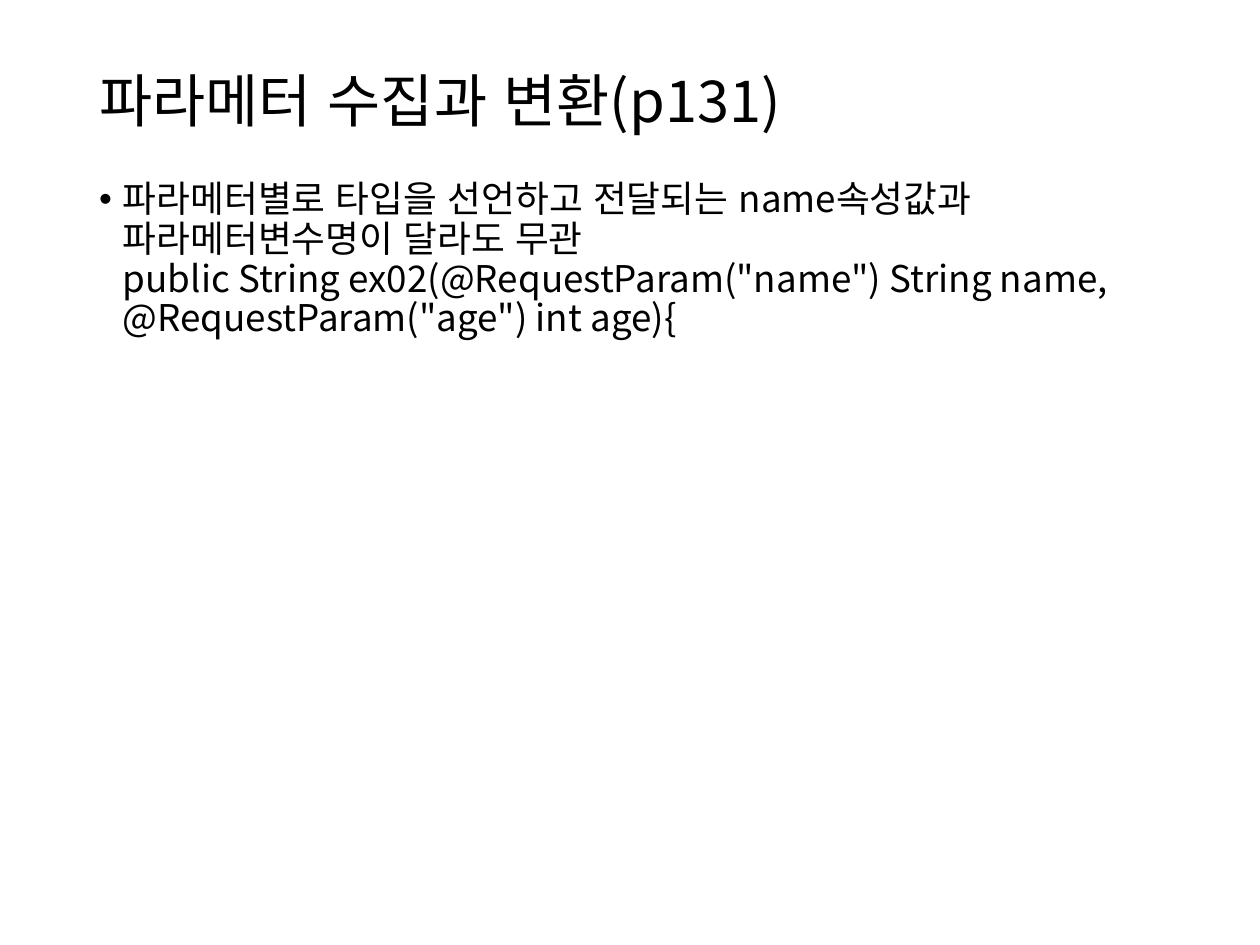
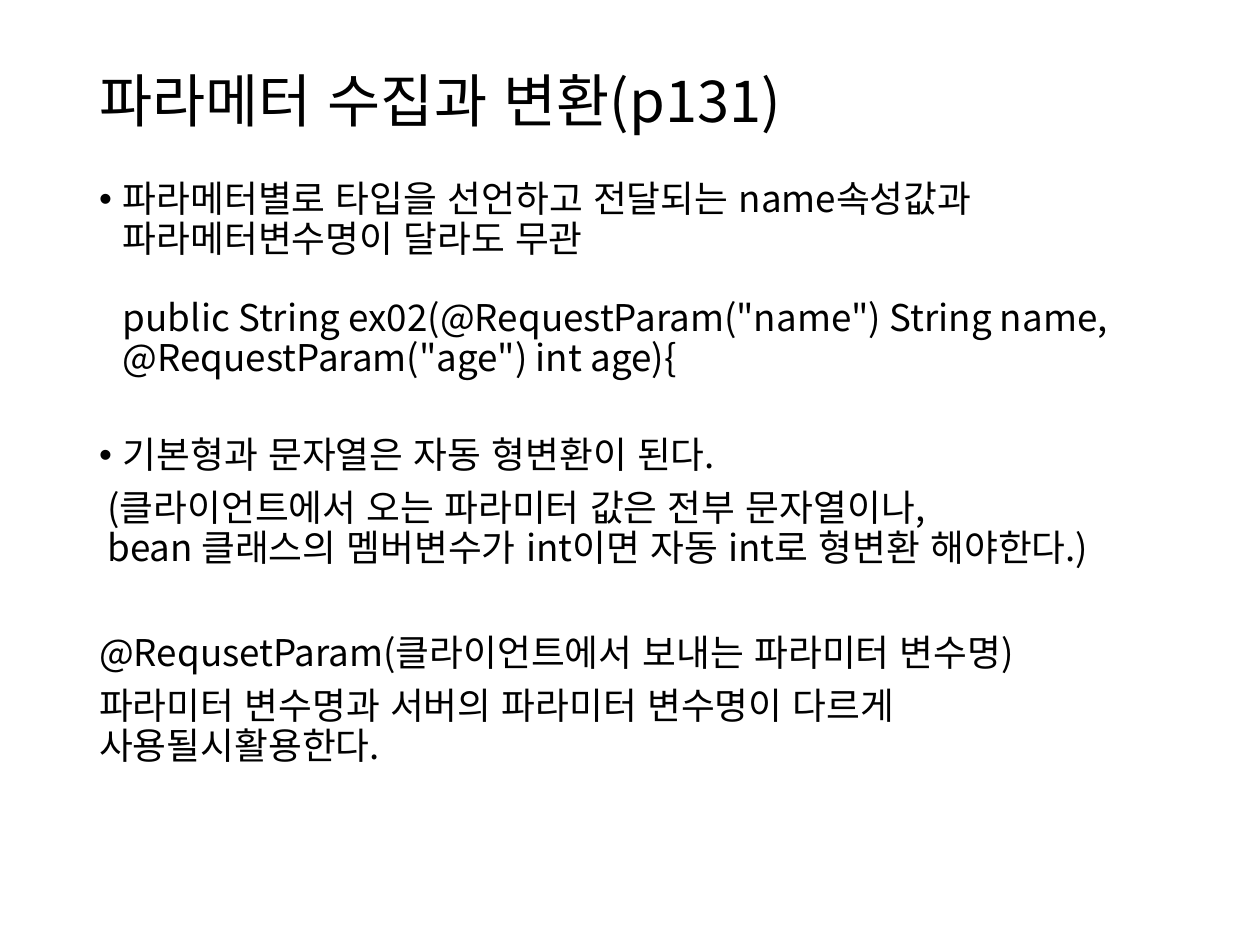
Before and after one commit to itrecipe/Web_Study_ez, a slide deck: slide 19 of spring - 학습자료/PART2.pptx. Drawn at 1260x945 pixels with LibreOffice and Linux fonts; fonts in the diff are those of the drawing. Boxes give left, top, right and bottom in pixels: in the first picture for what was removed or moved away, otherwise in the second. Text is boxed around its words. In the diff, an @@ line names an element or a change of style, - is before the commit and + after.

```diff
--- a/spring - 학습자료/PART2.pptx
+++ b/spring - 학습자료/PART2.pptx
@@ text at box(99, 437, 1088, 762): paragraphs added @@
+• 기본형과 문자열은 자동 형변환이 된다.
+(클라이언트에서 오는 파라미터 값은 전부 문자열이나,
+bean 클래스의 멤버변수가 int이면 자동 int로 형변환 해야한다.)
+@RequsetParam(클라이언트에서 보내는 파라미터 변수명)
+파라미터 변수명과 서버의 파라미터 변수명이 다르게 사용될시활용한다.
```
Also in this commit, not shown: 5 other slides changed.
